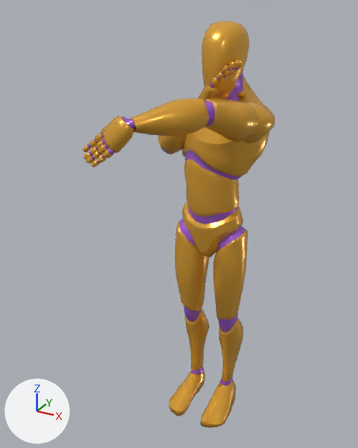
One commit to the glTF model apps/web/public/models/anim-library.glb: the scene before it, then after it.
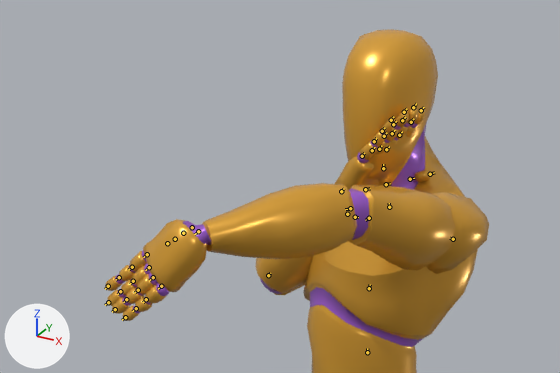
There are two pictures of each version: one whole from a 50 mm camera at (0.845, -1.849, 1.874) aimed at (-0.127, -0.082, 0.99), one close up on the part from 8% to 87% of the width and 1% to 43% of the height. Arrows for +X, +Y and +Z are at lower left; the lights stay in place. The older version's two pictures come first. Both versions are drawn at frame 8 of the action 'Rig|Bow_Shoot'; the numbers are the values there. The bones that change, and the others that lie on the model, are drawn over the model as lines in the close-ups.

In view in the first close-up: 'Mannequin'.
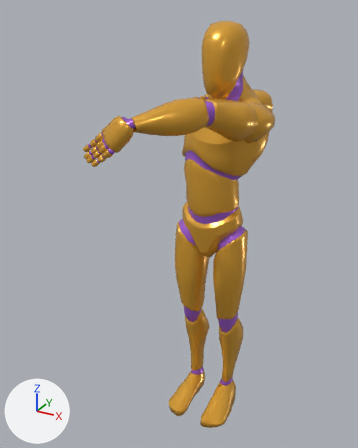
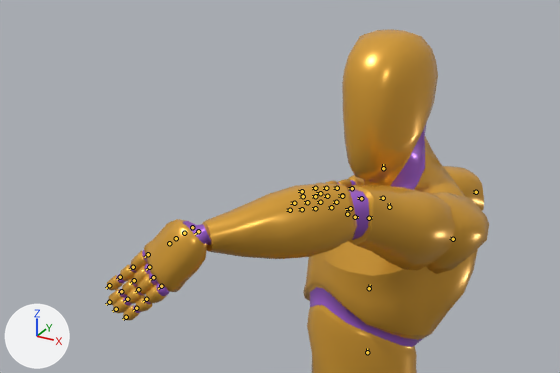
The change in detail:
Bone 'upperarm_r' (bone_upperarm_r) turns from (70, -30, 46) to (-75, 16, -138) degrees about its own x, y and z.
Bone 'lowerarm_r' (bone_lowerarm_r) turns from (123, 0, 0) to (161, 0, 0) degrees about its own x, y and z.

Changed parts and their boxes [x1, y1, x2, y2] in the close-ups (560 x 373 px):
'Mannequin', posed: before [105, 29, 489, 373]; after [107, 29, 489, 373]
bone 'upperarm_r', root to tip: before (369, 218) to (365, 220); after (369, 218) to (372, 217)
bone 'lowerarm_r', root to tip: before (268, 275) to (270, 273); after (476, 192) to (473, 192)
